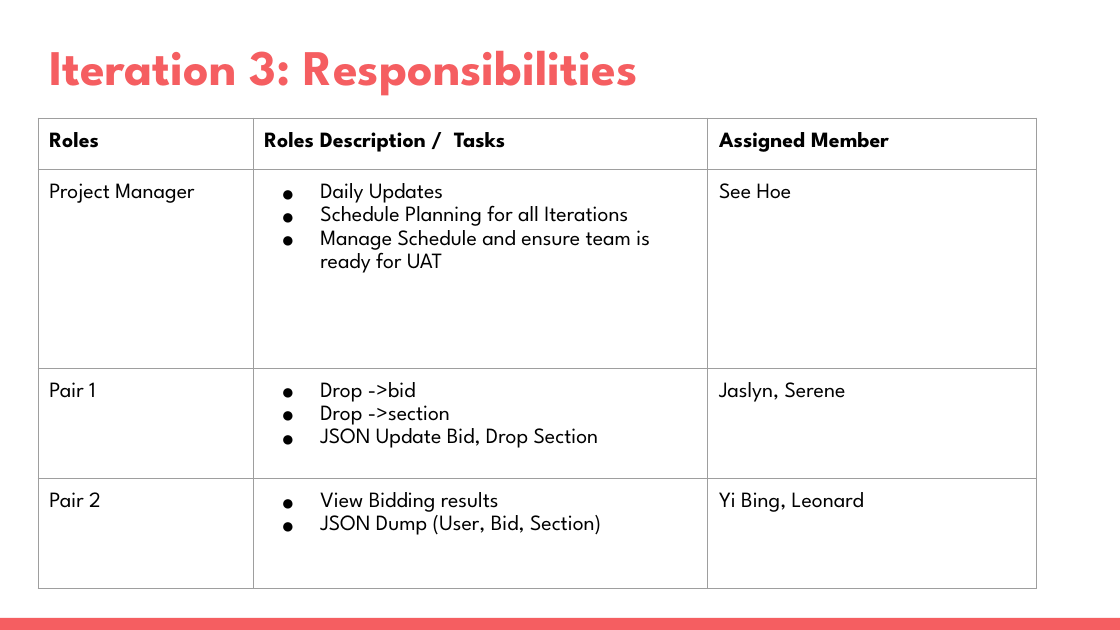
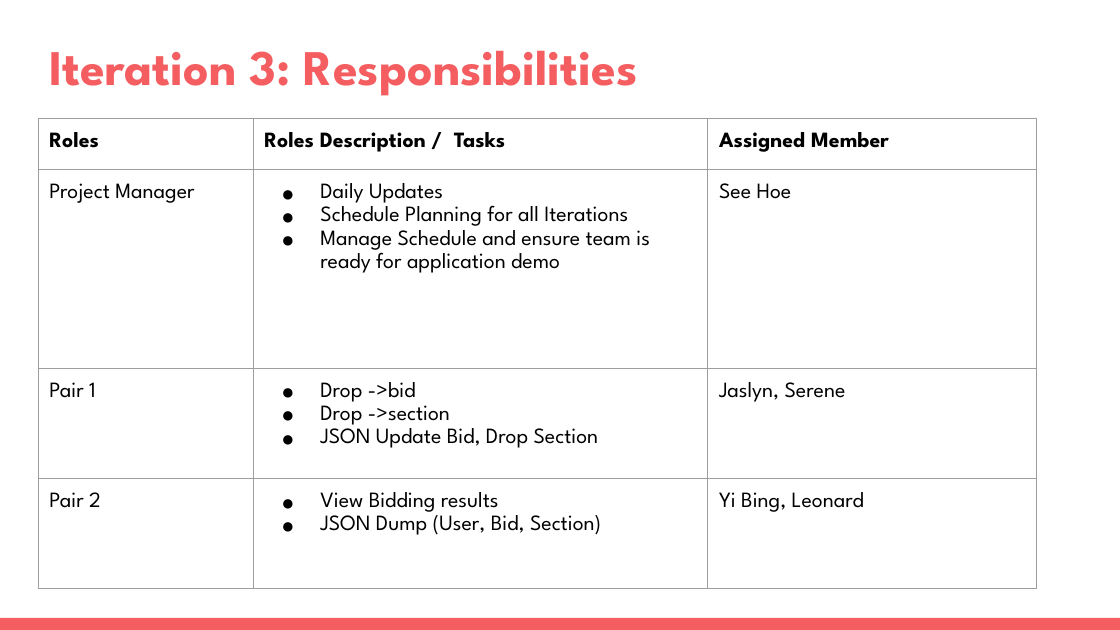
Before and after one commit to one-ice/IS212-Software-Project-Management, a slide deck: slide 24 of presentations/PM Review.pptx. Drawn at 1120x630 pixels with LibreOffice and Linux fonts; fonts in the diff are those of the drawing. Boxes give left, top, right and bottom in pixels: in the first picture for what was removed or moved away, otherwise in the second. Text is boxed around its words. In the diff, an @@ line names an element or a change of style, - is before the commit and + after.

```diff
--- a/presentations/PM Review.pptx
+++ b/presentations/PM Review.pptx
@@ table at <box>38,118,1036,591</box> @@
-row 2, column 2: Daily Updates / Schedule Planning for all Iterations / Manage Schedule and ensure team is ready for UAT
+row 2, column 2: Daily Updates / Schedule Planning for all Iterations / Manage Schedule and ensure team is ready for application demo
```
Also in this commit, not shown: 2 other slides changed.
